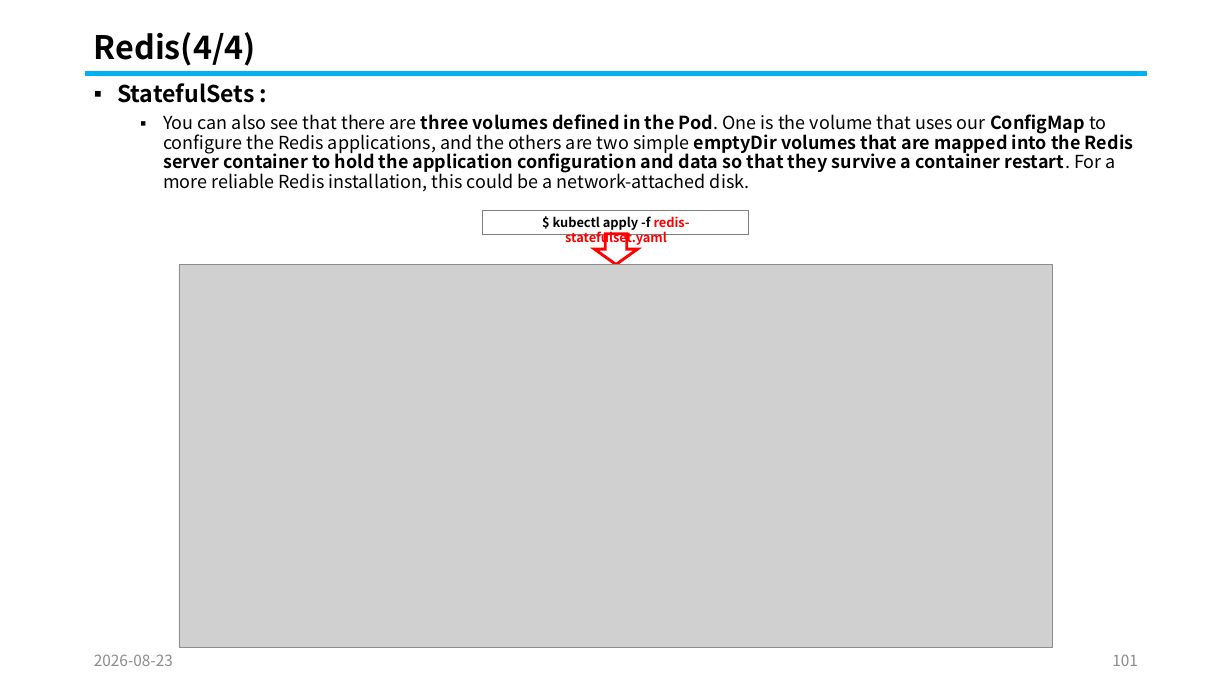
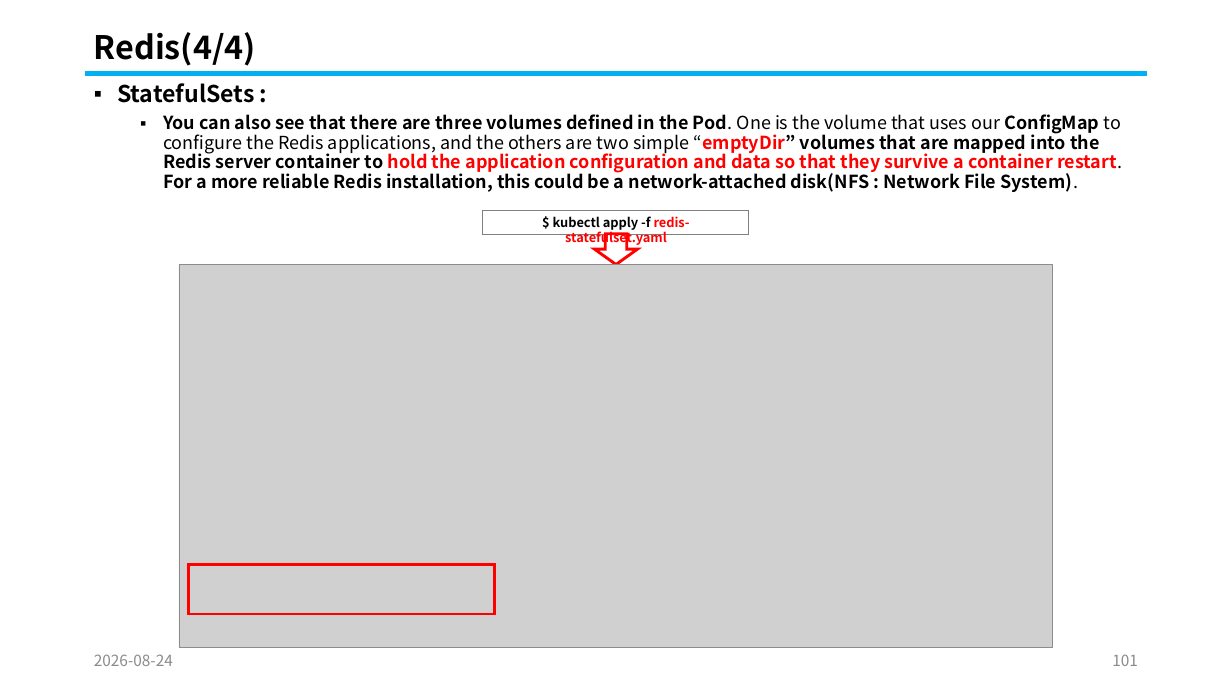
Before and after one commit to knix008/TestSimulator, a slide deck: slide 101 of Kubernetes/Kubernetes Part 05-2026.08.25.pptx. Drawn at 1232x693 pixels with LibreOffice and Linux fonts; fonts in the diff are those of the drawing; grey boxes stand for pictures. Boxes give left, top, right and bottom in pixels: in the first picture for what was removed or moved away, otherwise in the second. Text is boxed around its words. In the diff, an @@ line names an element or a change of style, - is before the commit and + after.

```diff
--- a/Kubernetes/Kubernetes Part 05-2026.08.25.pptx
+++ b/Kubernetes/Kubernetes Part 05-2026.08.25.pptx
@@ text at box(163, 114, 1123, 192): text changed; bold on @@
-  ▪ You can also see that there are three volumes defined in the Pod. One is the volume that uses our ConfigMap to configure the Redis applications, and the others are two simple emptyDir volumes that are mapped into the Redis server container to hold the application configuration and data so that they survive a container restart. For a more reliable Redis installation, this could be a network-attached disk.
+  ▪ You can also see that there are three volumes defined in the Pod. One is the volume that uses our ConfigMap to configure the Redis applications, and the others are two simple “emptyDir” volumes that are mapped into the Redis server container to hold the application configuration and data so that they survive a container restart. For a more reliable Redis installation, this could be a network-attached disk(NFS : Network File System).
@@ rectangle added at box(189, 565, 494, 614), outline #FF0000 2.25 pt @@
@@ text at box(94, 654, 173, 666): text changed @@
-2026-08-23
+2026-08-24
```
Also in this commit, not shown: 101 other slides changed, 17 other files.
